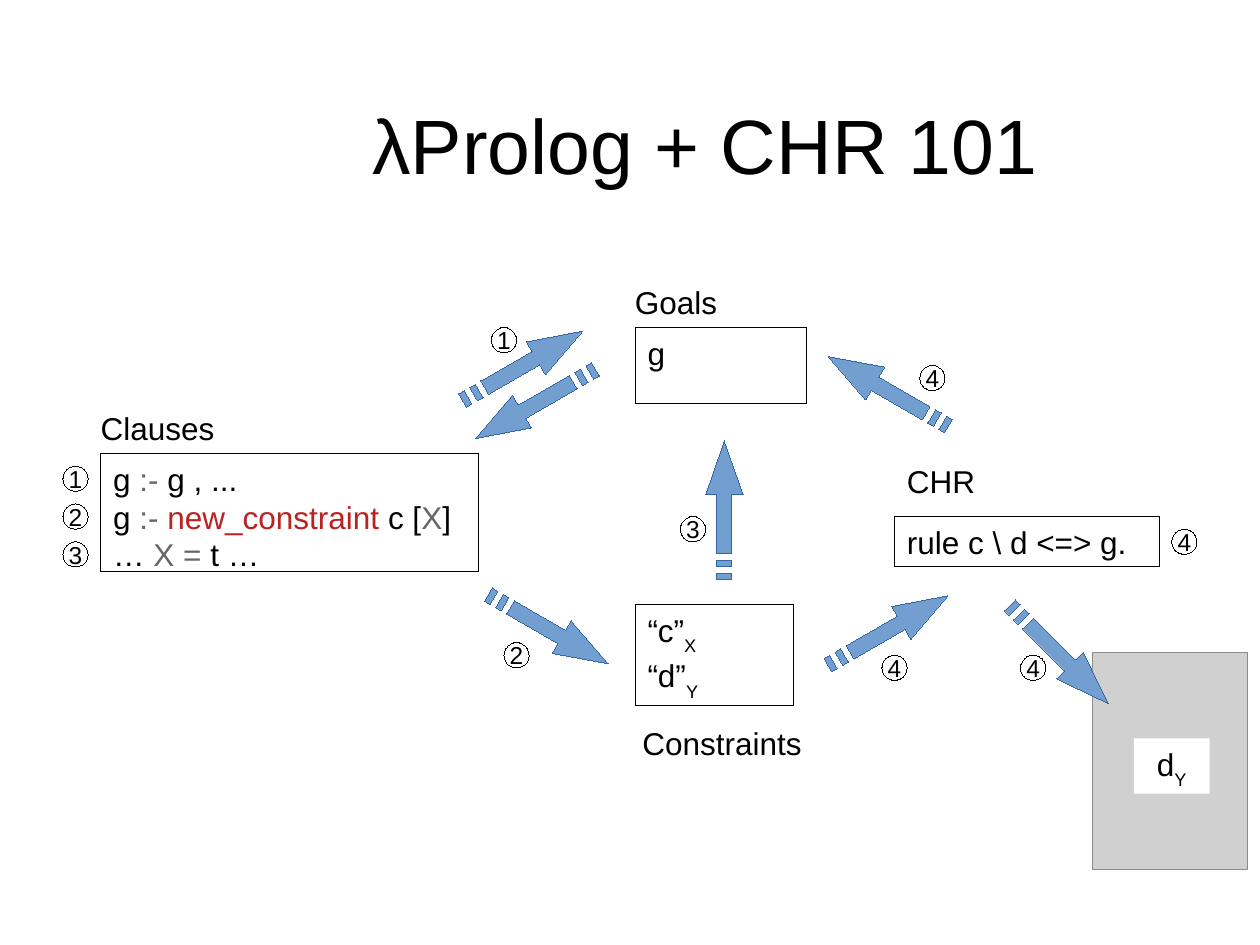
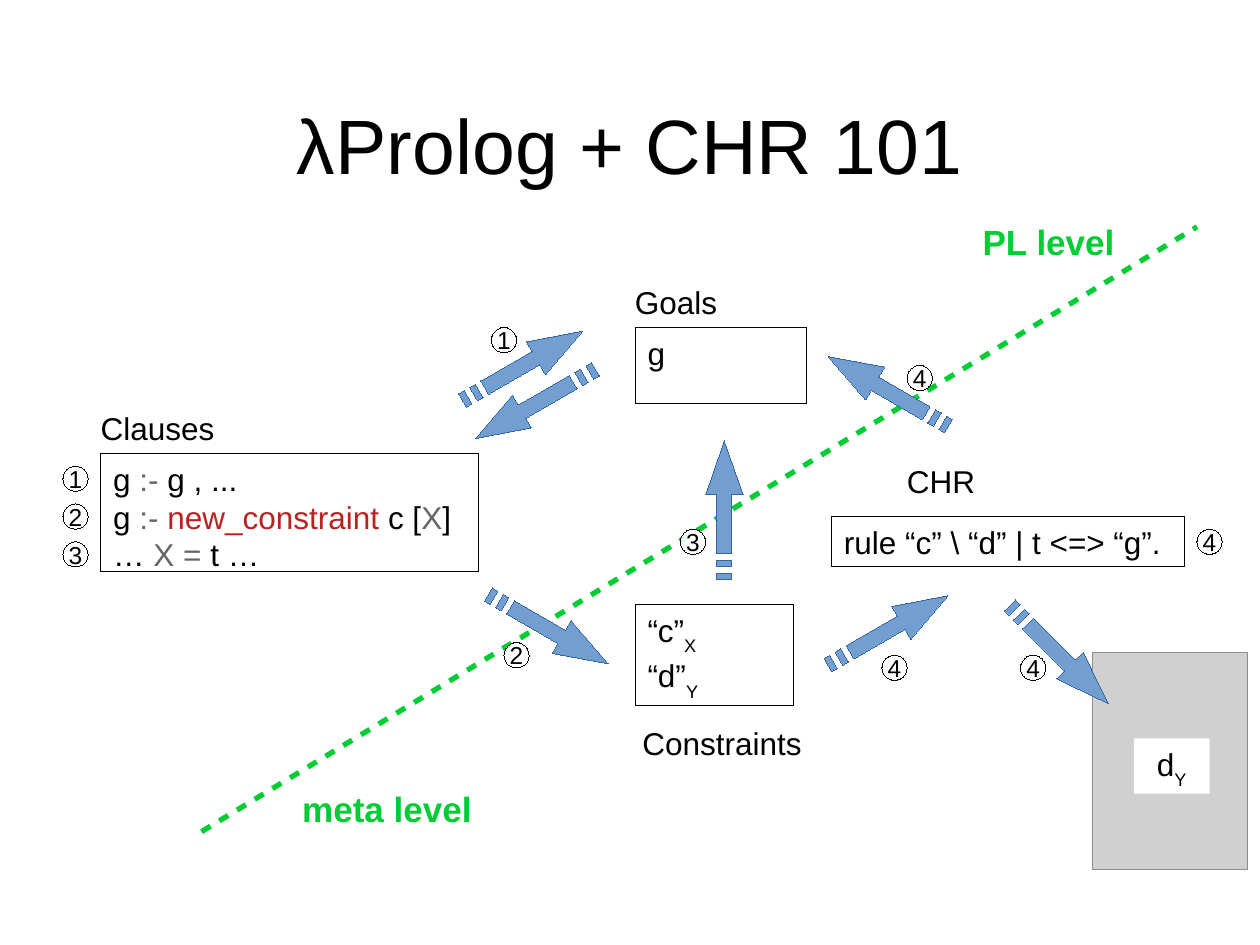
Before and after one commit to gares/mlws18, a slide deck: slide 18 of slides.odp. Drawn at 1260x945 pixels with LibreOffice and Linux fonts; fonts in the diff are those of the drawing; grey boxes stand for pictures; background and template pictures are left out. Boxes give left, top, right and bottom in pixels: in the first picture for what was removed or moved away, otherwise in the second. Text is boxed around its words. In the diff, an @@ line names an element or a change of style, - is before the commit and + after.

```diff
--- a/slides.odp
+++ b/slides.odp
@@ title "λProlog + CHR 101": place and size @@
-title "λProlog + CHR 101" at (372, 118, 1037, 189)
+title "λProlog + CHR 101" at (297, 118, 962, 189)
@@ line added from (202, 832) to (1197, 227), #00CC33 3 pt @@
@@ text added at (983, 229, 1115, 256), 20 pt, text #00CC33, bold @@
+PL level
@@ ellipse "4": place and size @@
-ellipse "4" at (920, 365, 945, 391)
+ellipse "4" at (907, 365, 932, 391)
@@ ellipse "3": place and size @@
-ellipse "3" at (680, 517, 706, 542)
+ellipse "3" at (680, 529, 706, 554)
@@ rectangle "rule “c” \ “d” | ...": place and size @@
-rectangle "rule “c” \ “d” | ..." at (895, 517, 1159, 567)
+rectangle "rule “c” \ “d” | ..." at (832, 517, 1184, 567)
@@ text in rectangle at (844, 531, 1160, 560): text changed @@
-rule c \ d <=> g.
+rule “c” \ “d” | t <=> “g”.
@@ ellipse "4": place and size @@
-ellipse "4" at (1172, 529, 1197, 554)
+ellipse "4" at (1197, 529, 1222, 554)
@@ text added at (302, 796, 472, 823), 20 pt, text #00CC33, bold @@
+meta level
```
Also in this commit, not shown: 41 other slides changed, 1 slide added, 3 other files.
